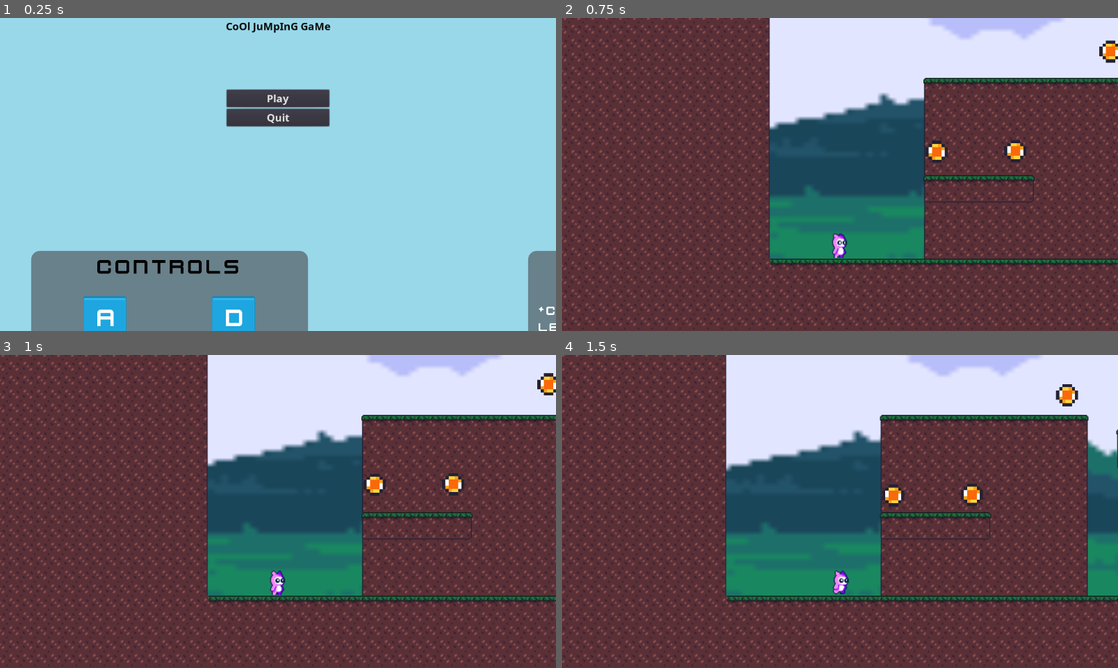
Above: before the commit, frames 1-4 (two rows, left to right).
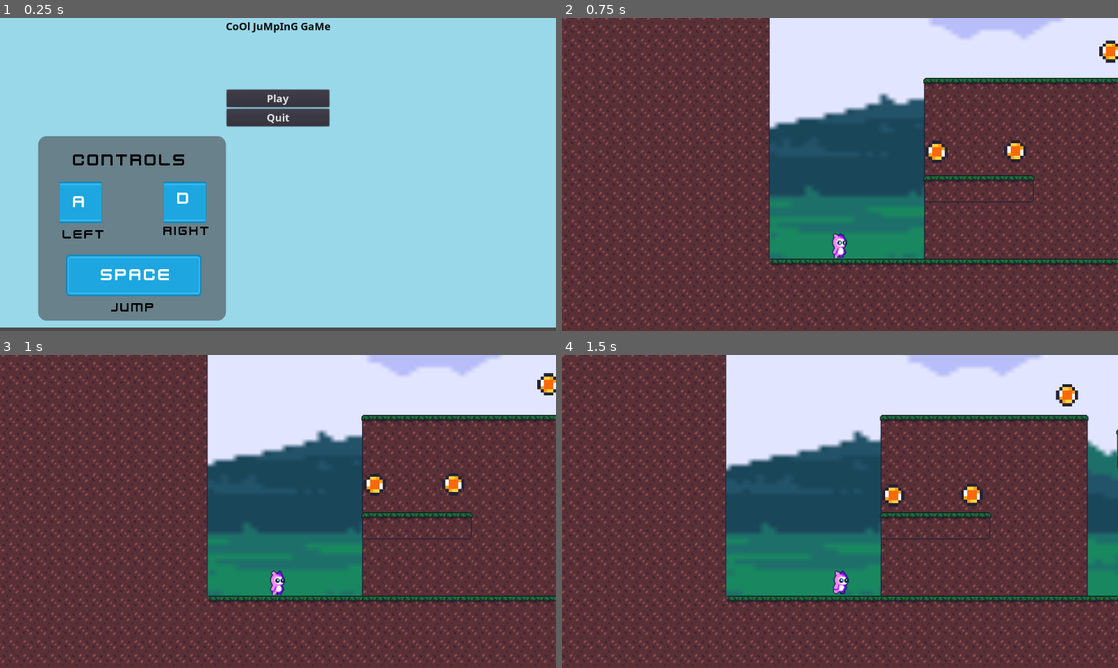
Above: after the commit, the same moments.

Repository: Mertric/2D-Video-game
Game: Godot game, scene res://Screen/MainScreen.tscn
Two runs of this game, one before a commit and one after it. Both use one fixed random seed, a clock stepped at 60 frames per second and the inputs below.
Inputs:
- Up to frame 1 (0.25 s): no input
- Up to frame 2 (0.75 s): click "Play" at 0.5 s
- Up to frame 3 (1 s): no input
- Up to frame 4 (1.5 s): tap Enter at 1.25 s; hold D (right) from 1.28 s (still down)

The runs differ from the first frame. In frame 1, 23% of the frame differs, in the area x 0-100%, y 37-100%; in frame 2, nothing differs; in frame 3, nothing differs; in frame 4, nothing differs.

Commit message:
Fixed positioning of panels in menu screen

Diff:
--- a/2D Platformer/Screen/MainScreen.tscn
+++ b/2D Platformer/Screen/MainScreen.tscn
@@ -16,19 +16,19 @@
 corner_radius_bottom_left = 20
 
 [sub_resource type="DynamicFont" id=2]
-size = 50
+size = 40
 font_data = ExtResource( 7 )
 
 [sub_resource type="DynamicFont" id=3]
-size = 60
+size = 40
 font_data = ExtResource( 7 )
 
 [sub_resource type="DynamicFont" id=4]
-size = 50
+size = 30
 font_data = ExtResource( 7 )
 
 [sub_resource type="DynamicFont" id=5]
-size = 30
+size = 25
 font_data = ExtResource( 7 )
 
 [node name="Control" type="Control"]
@@ -42,6 +42,8 @@
 [node name="CoOlBaCkGrOuNd" type="TextureRect" parent="."]
 anchor_right = 1.0
 anchor_bottom = 1.0
+margin_top = -8.0
+margin_bottom = -8.0
 texture = ExtResource( 5 )
 expand = true
 stretch_mode = 2
@@ -80,35 +82,35 @@
 margin_bottom = 84.0
 
 [node name="Panel" type="Panel" parent="."]
-margin_left = 72.0
-margin_top = 536.0
-margin_right = 709.0
-margin_bottom = 1015.0
+margin_left = 88.0
+margin_top = 272.0
+margin_right = 520.0
+margin_bottom = 696.0
 custom_styles/panel = SubResource( 1 )
 __meta__ = {
 "_edit_use_anchors_": false
 }
 
 [node name="A Key" type="TextureRect" parent="Panel"]
-margin_left = 120.0
+margin_left = 48.0
 margin_top = 104.0
-margin_right = 219.0
+margin_right = 147.0
 margin_bottom = 200.0
 texture = ExtResource( 6 )
 expand = true
 
 [node name="Space Button" type="TextureRect" parent="Panel"]
-margin_left = 160.0
-margin_top = 304.0
-margin_right = 472.0
-margin_bottom = 400.0
+margin_left = 64.0
+margin_top = 272.0
+margin_right = 376.0
+margin_bottom = 368.0
 texture = ExtResource( 6 )
 expand = true
 
 [node name="D Key" type="TextureRect" parent="Panel"]
-margin_left = 416.0
+margin_left = 288.0
 margin_top = 104.0
-margin_right = 515.0
+margin_right = 387.0
 margin_bottom = 200.0
 texture = ExtResource( 6 )
 expand = true
@@ -118,19 +120,19 @@
 anchor_top = 0.061
 anchor_right = 0.298
 anchor_bottom = 0.061
-margin_left = -37.826
-margin_top = -21.219
-margin_right = 297.174
-margin_bottom = 35.781
+margin_left = -48.736
+margin_top = 6.136
+margin_right = 286.264
+margin_bottom = 63.136
 custom_fonts/font = SubResource( 2 )
 custom_colors/font_color = Color( 0, 0, 0, 1 )
 text = "CONTROLS"
 
 [node name="A Label" type="Label" parent="Panel"]
-margin_left = 152.0
-margin_top = 120.0
-margin_right = 202.0
-margin_bottom = 188.0
+margin_left = 80.0
+margin_top = 128.0
+margin_right = 130.0
+margin_bottom = 196.0
 custom_fonts/font = SubResource( 3 )
 text = "A"
 __meta__ = {
@@ -138,10 +140,10 @@
 }
 
 [node name="Space Label" type="Label" parent="Panel"]
-margin_left = 192.0
-margin_top = 320.0
-margin_right = 442.0
-margin_bottom = 388.0
+margin_left = 144.0
+margin_top = 296.0
+margin_right = 394.0
+margin_bottom = 364.0
 custom_fonts/font = SubResource( 3 )
 text = "SPACE"
 __meta__ = {
@@ -149,18 +151,18 @@
 }
 
 [node name="D Label" type="Label" parent="Panel"]
-margin_left = 448.0
+margin_left = 320.0
 margin_top = 120.0
-margin_right = 498.0
+margin_right = 370.0
 margin_bottom = 188.0
 custom_fonts/font = SubResource( 3 )
 text = "D"
 
 [node name="Left Label" type="Label" parent="Panel"]
-margin_left = 96.0
-margin_top = 216.0
-margin_right = 263.0
-margin_bottom = 273.0
+margin_left = 56.0
+margin_top = 208.0
+margin_right = 223.0
+margin_bottom = 265.0
 custom_fonts/font = SubResource( 4 )
 custom_colors/font_color = Color( 0, 0, 0, 1 )
 text = "LEFT"
@@ -169,10 +171,10 @@
 }
 
 [node name="Right Label" type="Label" parent="Panel"]
-margin_left = 392.0
-margin_top = 216.0
-margin_right = 576.0
-margin_bottom = 273.0
+margin_left = 288.0
+margin_top = 200.0
+margin_right = 472.0
+margin_bottom = 257.0
 custom_fonts/font = SubResource( 4 )
 custom_colors/font_color = Color( 0, 0, 0, 1 )
 text = "RIGHT"
@@ -181,10 +183,10 @@
 }
 
 [node name="Jump Label" type="Label" parent="Panel"]
-margin_left = 232.0
-margin_top = 400.0
-margin_right = 442.0
-margin_bottom = 457.0
+margin_left = 168.0
+margin_top = 376.0
+margin_right = 378.0
+margin_bottom = 433.0
 custom_fonts/font = SubResource( 4 )
 custom_colors/font_color = Color( 0, 0, 0, 1 )
 text = "JUMP"
@@ -193,19 +195,19 @@
 }
 
 [node name="Panel2" type="Panel" parent="."]
-margin_left = 1216.0
-margin_top = 536.0
-margin_right = 1853.0
-margin_bottom = 1015.0
+margin_left = 1376.0
+margin_top = 272.0
+margin_right = 1816.0
+margin_bottom = 696.0
 custom_styles/panel = SubResource( 1 )
 __meta__ = {
 "_edit_use_anchors_": false
 }
 
 [node name="Left Label" type="Label" parent="Panel2"]
-margin_left = 200.0
+margin_left = 64.0
 margin_top = 32.0
-margin_right = 410.0
+margin_right = 274.0
 margin_bottom = 89.0
 custom_fonts/font = SubResource( 4 )
 custom_colors/font_color = Color( 0, 0, 0, 1 )
@@ -215,10 +217,10 @@
 }
 
 [node name="Label" type="Label" parent="Panel2"]
-margin_left = 24.0
-margin_top = 120.0
-margin_right = 628.0
-margin_bottom = 459.0
+margin_left = 16.0
+margin_top = 112.0
+margin_right = 440.0
+margin_bottom = 489.0
 custom_fonts/font = SubResource( 5 )
 text = "*Collect all the coins in the level!
 
